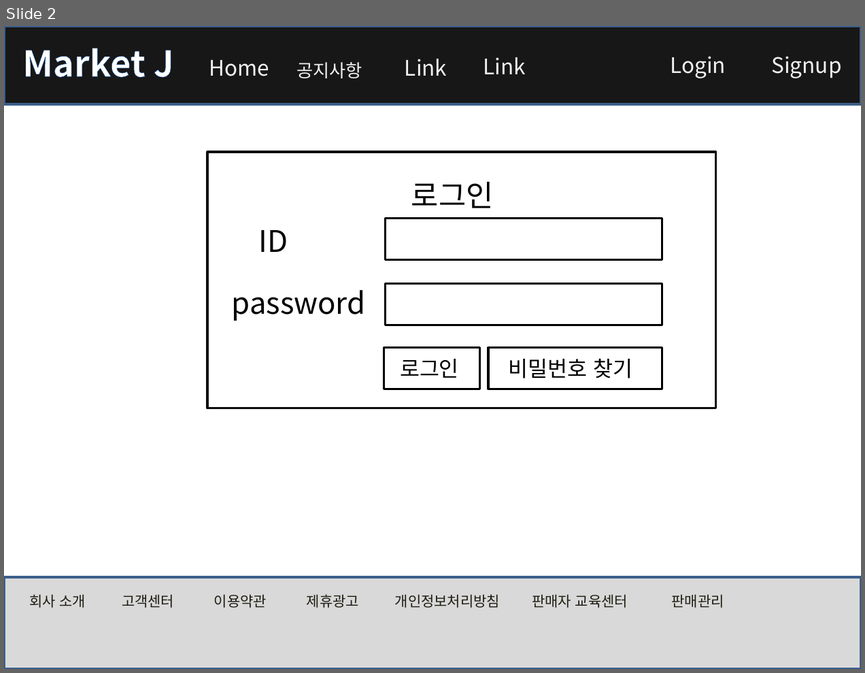
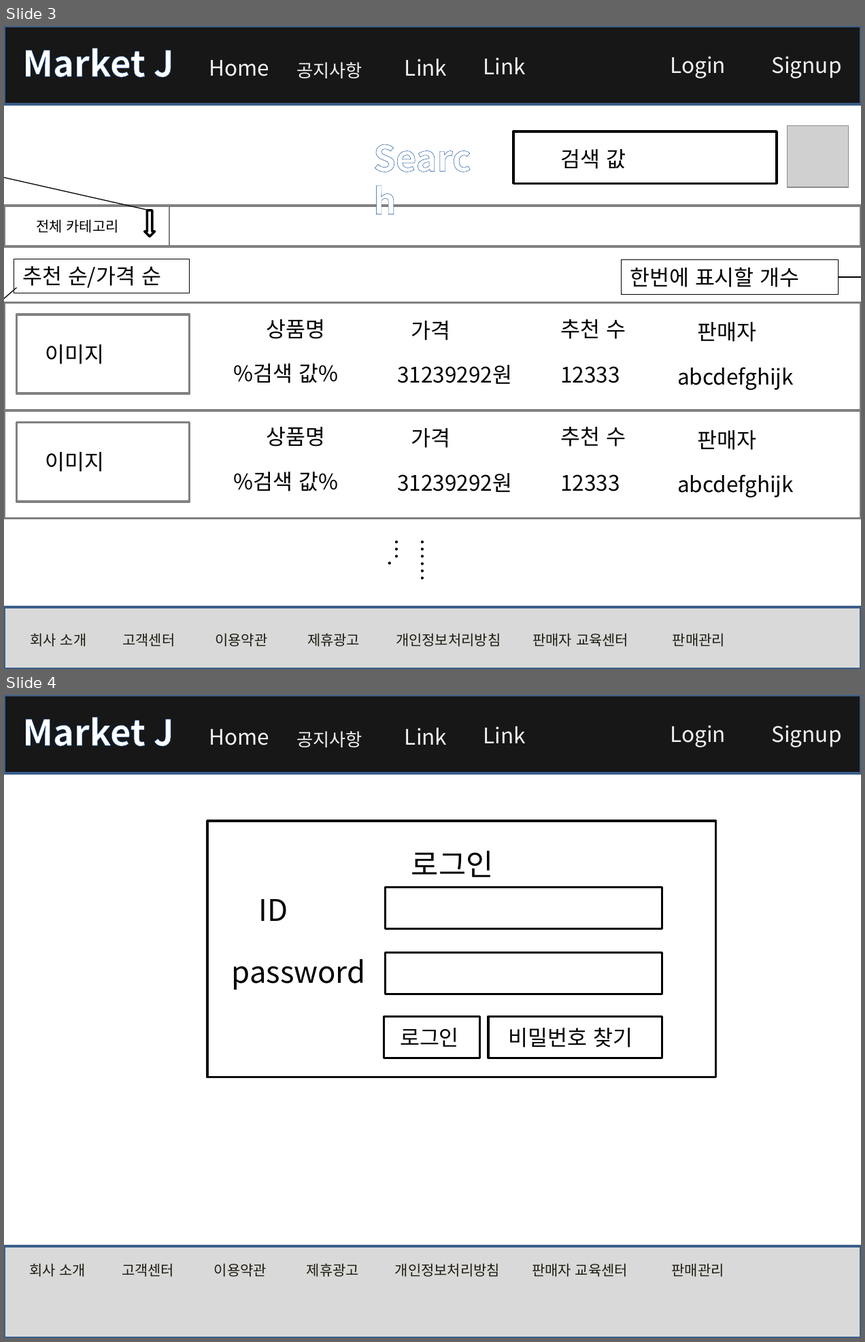
Before and after one commit to rosangels2/market, a slide deck: 포트폴리오/스토리보드/스토리보드.pptx. Shown one above the other, each under a label of ours: slide 2 before the commit, slides 3 and 4 after it. The pictures are 865x673 and 865x1342 pixels, drawn with LibreOffice and Linux fonts; fonts in the diff are those of the drawing; grey boxes stand for pictures. Boxes give left, top, right and bottom in pixels: in the first picture for what was removed or moved away, otherwise in the second. Text is boxed around its words. In the diff, an @@ line names an element or a change of style, - is before the commit and + after.

```diff
--- a/포트폴리오/스토리보드/스토리보드.pptx
+++ b/포트폴리오/스토리보드/스토리보드.pptx
@@ slide 3 added at <box>4,26,861,669</box>, background #FFFFFF @@
@@ group added at <box>4,26,861,105</box>: 7 texts, 1 rectangle @@
+Home
+공지사항
+Link
+Link
+Signup
+Login
+Market J
@@ picture added at <box>787,126,849,188</box> @@
@@ text added at <box>364,131,499,184</box>, 30 pt, text #FFFFFF, bold @@
+Search
@@ rectangle added at <box>513,131,776,184</box>, fill #FFFFFF, outline #000000 2 pt @@
@@ text added at <box>561,149,626,169</box>, 18 pt, text #000000 @@
+검색 값
@@ arrow added from (150, 210) to (4, 172), #000000 0.75 pt @@
@@ rectangle added at <box>4,206,861,246</box>, fill #FFFFFF, outline #808080 2 pt @@
@@ line added from (169, 206) to (169, 246), #808080 0.75 pt @@
@@ text added at <box>36,219,118,233</box>, 12 pt, text #000000 @@
+전체 카테고리
@@ down arrow added at <box>145,210,155,236</box>, fill #FFFFFF, outline #000000 2 pt @@
@@ rectangle added at <box>14,259,190,293</box>, outline #000000 0.75 pt, 18 pt, text #000000 @@
+추천 순/가격 순
@@ rectangle added at <box>621,260,838,294</box>, outline #000000 0.75 pt, 18 pt, text #000000 @@
+한번에 표시할 개수
@@ arrow added from (17, 287) to (4, 336), #000000 0.75 pt @@
@@ arrow added from (838, 277) to (861, 277), #000000 0.75 pt @@
@@ group added at <box>4,303,861,411</box>: 9 texts, 2 rectangles @@
+이미지
+상품명
+가격
+%검색 값%
+31239292원
+추천 수
+12333
+판매자
+abcdefghijk
@@ group added at <box>4,411,861,518</box>: 9 texts, 2 rectangles @@
+이미지
+상품명
+가격
+%검색 값%
+31239292원
+추천 수
+12333
+판매자
+abcdefghijk
@@ text added at <box>396,530,439,610</box>, 18 pt, text #000000 @@
+……….
@@ rectangle added at <box>4,607,861,669</box>, fill #D9D9D9, outline #3A5F8C 2 pt @@
@@ text added at <box>30,633,725,646</box>, 12 pt, text #1E1C11 @@
+회사 소개 고객센터 이용약관 제휴광고 개인정보처리방침 판매자 교육센터 판매관리
@@ what was slide 2 is now slide 4 @@
```
Also in this commit, not shown: 11 slides changed, 13 other slides added, 18 slides removed.
